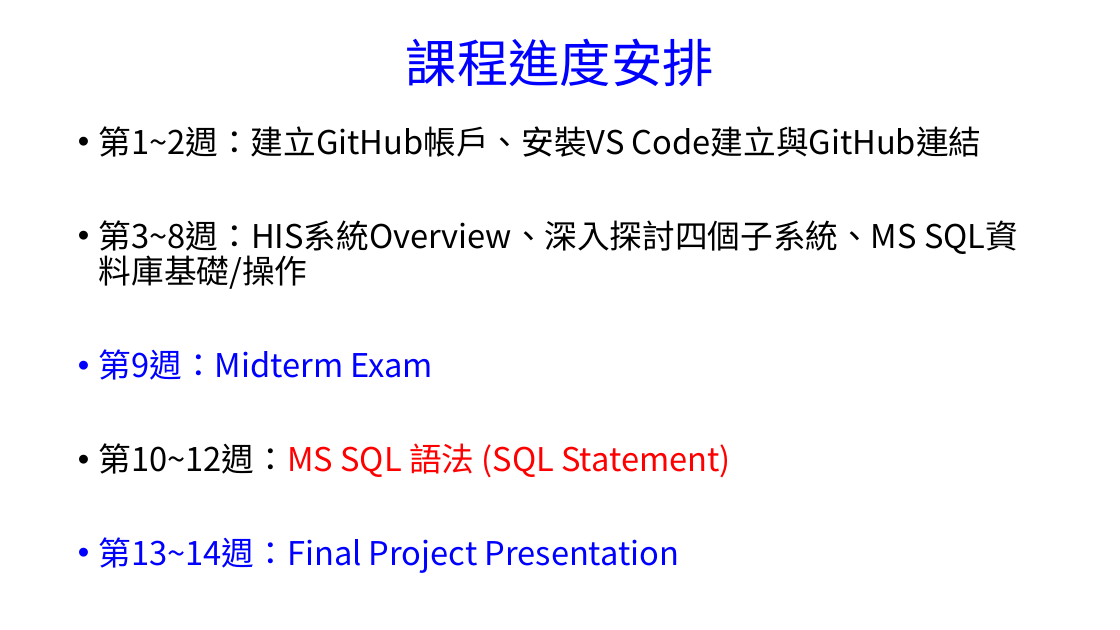
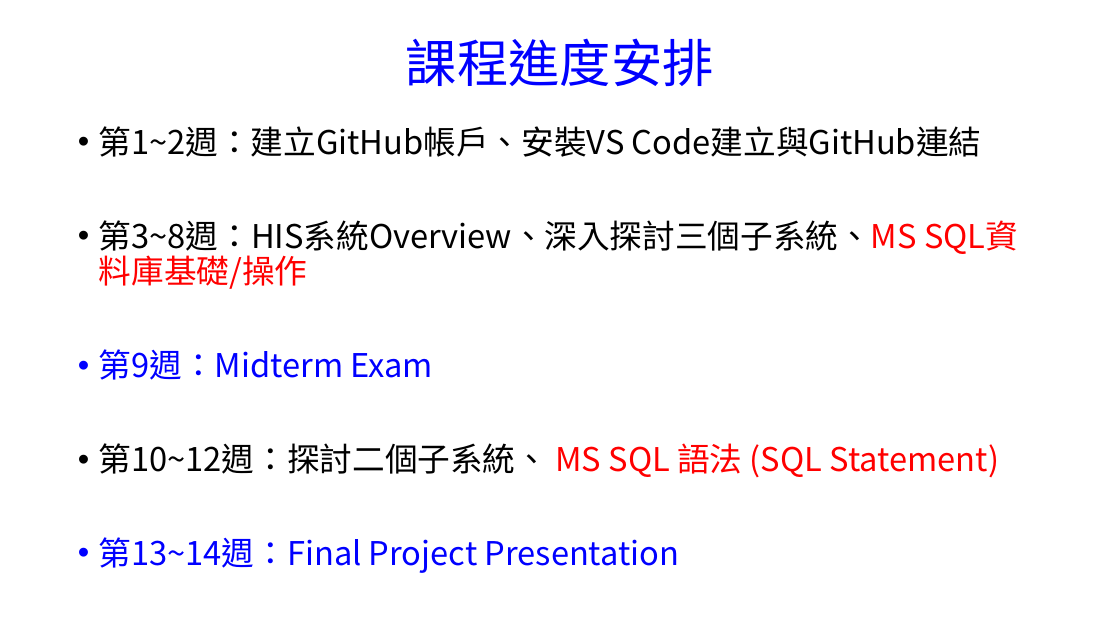
Before and after one commit to chih-chengwu/Medical-Information-MD, a slide deck: slide 5 of 第一週_1.課堂規定_評量標準_及課程方向.pptx. Drawn at 1120x630 pixels with LibreOffice and Linux fonts; fonts in the diff are those of the drawing. Boxes give left, top, right and bottom in pixels: in the first picture for what was removed or moved away, otherwise in the second. Text is boxed around its words. In the diff, an @@ line names an element or a change of style, - is before the commit and + after.

```diff
--- a/第一週_1.課堂規定_評量標準_及課程方向.pptx
+++ b/第一週_1.課堂規定_評量標準_及課程方向.pptx
@@ text at (99, 220, 917, 289): text changed @@
-• 第3~8週：HIS系統Overview、深入探討四個子系統、MS SQL資料庫基礎/操作
+• 第3~8週：HIS系統Overview、深入探討三個子系統、MS SQL資料庫基礎/操作
@@ text at (99, 443, 999, 477): text changed @@
-• 第10~12週：MS SQL 語法 (SQL Statement)
+• 第10~12週：探討二個子系統、 MS SQL 語法 (SQL Statement)
```
Also in this commit, not shown: 1 other slide changed.
